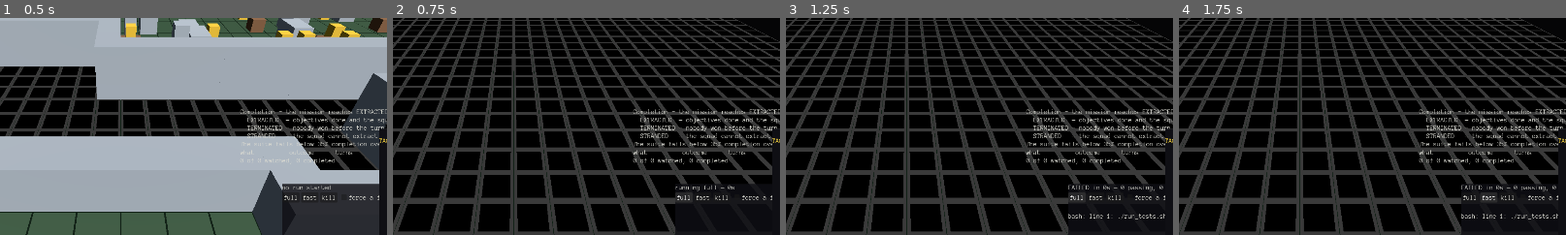
Above: before the commit, frames 1-4 (left to right).
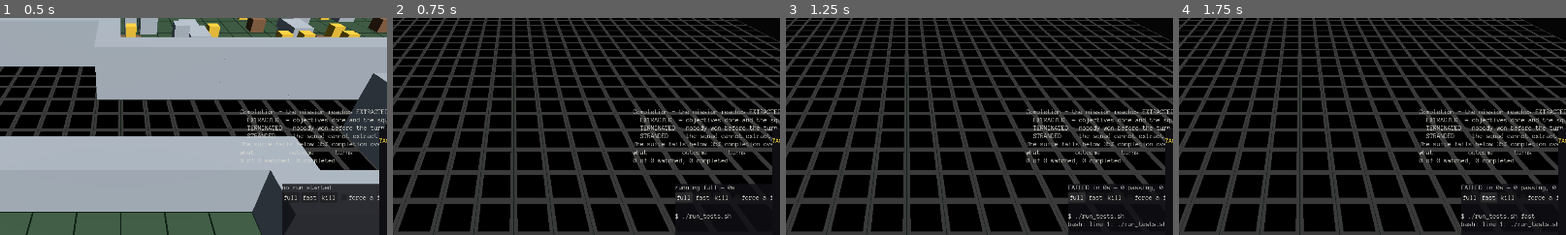
Above: after the commit, the same moments.

Repository: NotUserFriendly/HulkBreakers
Game: Godot game, scene res://src/view/battle_scene.tscn
Same seed, same stepped clock (60 frames per second), same inputs: the game is played once before the commit and once after it.
Inputs:
- Up to frame 1 (0.5 s): no input
- Up to frame 2 (0.75 s): click "full" at 0.5 s
- Up to frame 3 (1.25 s): no input
- Up to frame 4 (1.75 s): click "fast" at 1.25 s
The pictures show only the part of the screen within x 34-84%, y 31-81%; the shares and areas given below are measured in that part.

Frame 1 is identical in both runs. In frame 2, 0.1% of the frame differs, in the area x 72-88%, y 90-93%; in frame 3, 0.4%; in frame 4, 0.4%, in the area x 72-98%, y 90-97%.
Error in both runs: Invalid access to property or key 'squad_id' on a base object of type 'Nil'. (res://src/view/overlays/squad_control_overlay.gd:138)

Commit message:
Force-fail: give the probe a bout, stop the flag leaking, and say what ran
Lands the probe handle blocked by the API crash, plus the force-fail investigation.

The probe handle: test_exit_code_probe.gd is the only test that fails on demand and
had no visual form, so ticking the toggle produced "1 failure, none with a visual
form" and no bout. It declares a seed bout now - two units that move and shoot, since
a static board answers nothing about whether playback works. The map-generation
handles stay unit-less by nature; the map is what failed there.

Two real bugs found chasing the report that a forced run passed:

- The flag leaked into a nested subprocess test. OS.execute hands the child this
  process's environment, so running the whole gate under HULK_FORCE_TEST_FAILURE=1 -
  exactly what the toggle does - made
  test_the_same_probe_passes_when_nothing_asks_it_to_fail inherit it and fail. It
  clears the variable for its child now. A test that only passes when nobody is
  exercising the feature it belongs to is not a test.
- Nothing had ever tested the checkbox itself. force_failure was proven by setting
  SuiteRun.force_failure directly - the same shape of gap that left the entire replay
  path unwired: the mechanism verified, the thing a person touches not. Asserted from
  the control now: off launches an ordinary run, on launches a forced one.

Both paths verified end to end from the shell: the fast gate under the flag fails
with exit 1, and the checkbox reaches the launched command.

The reported 20/20 remains unexplained, and that is the actual defect - the panel
never said what it did. It now shows "running fast [forced failure]" in the header and
opens the feed with the literal command, so "the checkbox does not work" and "the
checkbox worked and the run passed anyway" stop looking identical.

Diff:
--- a/src/logic/suite_run.gd
+++ b/src/logic/suite_run.gd
@@ -60,6 +60,8 @@
 ## the fast gate off for every file GUT had not reached by clearing a variable it had
 ## set. A prefix cannot leak.
 var force_failure: bool = false
+## The command as launched, for display. Not used to run anything.
+var launched_command: String = ""
 
 var pid: int = -1
 var lines: Array[String] = []
@@ -94,6 +96,10 @@
 		'echo $$ > %s; %s./run_tests.sh %s > %s 2>&1; echo "%s=$?" >> %s'
 		% [pgid_file, forced, argument, log_file, EXIT_MARKER, log_file]
 	)
+	# **Recorded so the panel can show what it actually ran.** "The checkbox does not
+	# work" and "the checkbox worked and the run passed anyway" are different problems
+	# with the same appearance, and nothing on screen distinguished them.
+	launched_command = "%s./run_tests.sh %s" % [forced, argument]
 	pid = OS.create_process("/usr/bin/env", ["setsid", "bash", "-c", command])
 	if pid <= 0:
 		return false
@@ -323,19 +329,21 @@
 	# fields beside it.
 	if pid <= 0 and lines.is_empty() and not finished:
 		return "no run started"
+	var forced_note: String = " [forced failure]" if force_failure else ""
 	if not finished:
 		var where: String = current_script()
 		return (
-			"running %s — %.0fs%s"
-			% [_rung, elapsed_seconds(), "" if where == "" else " — " + where]
+			"running %s%s — %.0fs%s"
+			% [_rung, forced_note, elapsed_seconds(), "" if where == "" else " — " + where]
 		)
 	if exit_code == -2:
 		return "killed after %.0fs" % elapsed_seconds()
 	var counts: Dictionary = tallies()
 	return (
-		"%s in %.0fs — %d passing, %d failing (exit %d)"
+		"%s%s in %.0fs — %d passing, %d failing (exit %d)"
 		% [
 			"PASSED" if passed() else "FAILED",
+			forced_note,
 			elapsed_seconds(),
 			int(counts["passing"]),
 			int(counts["failing"]),
--- a/src/view/suite_run_panel.gd
+++ b/src/view/suite_run_panel.gd
@@ -154,9 +154,20 @@
 		run_completed.emit(run)
 
 
+## Whether the "force a failure" box is ticked. A named reader rather than a poke at
+## the control, so a test can drive the real path instead of the flag behind it.
+func set_force_failure(pressed: bool) -> void:
+	if _force_failure != null:
+		_force_failure.button_pressed = pressed
+
+
+func force_failure_requested() -> bool:
+	return _force_failure != null and _force_failure.button_pressed
+
+
 func _start(rung: StringName) -> void:
 	run = SuiteRun.new()
-	run.force_failure = _force_failure != null and _force_failure.button_pressed
+	run.force_failure = force_failure_requested()
 	if not run.start(rung):
 		_status.text = "could not launch — is run_tests.sh executable?"
 		return
@@ -166,6 +177,9 @@
 	# which is exactly what the supervisor was unable to tell apart. An empty board is
 	# an unambiguous "this is not the old bout".
 	clear_board()
+	# The exact command, first line of the feed. A mis-resolved path or a missing
+	# prefix is then visible rather than something to deduce from the verdict.
+	run.lines.append("$ %s" % run.launched_command)
 	_refresh()
 
 
--- a/test/unit/test_exit_code_probe.gd
+++ b/test/unit/test_exit_code_probe.gd
@@ -34,6 +34,27 @@
 ## reason nobody could find.
 const FORCE_FAILURE_ENV := "HULK_FORCE_TEST_FAILURE"
 
+## The seed the forced failure replays. Any real bout would do; this one is fixed so
+## the demonstration is the same every time.
+const DEMO_SEED := 7
+
+
+## **This probe has a visual form on purpose.**
+##
+## It is the one test that fails on demand, so it is the one that demonstrates the
+## whole path — run, fail, offer, replay, play. Without a handle the "force a failure"
+## toggle produced a failure with nothing to show, which proved the failure half and
+## left the replay half exactly as unverifiable as before.
+##
+## A seed bout rather than a bare map: two units that move and shoot answers "is
+## anything happening" in a way a static board cannot. The map-generation handles are
+## unit-less by nature — the map *is* what failed there — so they render a board that
+## correctly does not move.
+static func replay_handle_for(test_name: String) -> ReplayHandle:
+	if test_name != "test_the_probe_fails_only_when_it_is_asked_to":
+		return null
+	return ReplayHandle.from_seed(DEMO_SEED)
+
 
 func test_the_probe_fails_only_when_it_is_asked_to() -> void:
 	if OS.get_environment(FORCE_FAILURE_ENV) == "":
--- a/test/unit/test_run_suite.gd
+++ b/test/unit/test_run_suite.gd
@@ -59,9 +59,20 @@
 
 ## The other direction on the same probe: with nothing asking it to fail, the identical
 ## invocation passes. Without this, a runner that always returned 1 would look correct.
+##
+## **The variable is cleared for the child, not assumed absent.** `OS.execute` hands
+## the child this process's environment, so running the whole gate under
+## `HULK_FORCE_TEST_FAILURE=1` — which is exactly what the panel's toggle does — made
+## this test's subprocess inherit it and fail. A test that only passes when nobody is
+## exercising the feature it belongs to is not a test.
 func test_the_same_probe_passes_when_nothing_asks_it_to_fail() -> void:
+	var probe: String = TestExitCodeProbe.FORCE_FAILURE_ENV
+	var restore: String = OS.get_environment(probe)
+	OS.set_environment(probe, "")
+
 	var result: Dictionary = _run(["test_exit_code_probe.gd"] as Array[String])
 
+	OS.set_environment(probe, restore)
 	assert_eq(int(result["code"]), 0, "the probe is green unless asked otherwise")
 	assert_true(String(result["out"]).contains("0 failure(s)"))
 
--- a/test/unit/view/test_replay_wiring.gd
+++ b/test/unit/view/test_replay_wiring.gd
@@ -244,3 +244,126 @@
 	assert_true(run.finished, "the forced run finished")
 	assert_false(run.passed(), "and it failed, which is the point of the toggle")
 	assert_gt(run.failures().size(), 0, "with a named failure the replay can be offered")
+
+
+## **The demonstration path, end to end.** Force a failure, run the real script, and
+## the failure that comes back must be one the replay can offer as a playing bout.
+##
+## This is the gap the toggle shipped with: `test_exit_code_probe.gd` is the only test
+## that fails on demand, and it had no visual form — so ticking the box produced "1
+## failure, none with a visual form" and no bout, leaving the replay exactly as
+## unverifiable as before. Asserted here so the toggle and the handle cannot drift
+## apart again.
+func test_forcing_a_failure_yields_a_replayable_bout() -> void:
+	var run := SuiteRun.new()
+	run.force_failure = true
+	run.start(&"full", "test_exit_code_probe.gd")
+	var deadline: int = Time.get_ticks_msec() + 180000
+	while not run.finished and Time.get_ticks_msec() < deadline:
+		await get_tree().create_timer(0.2).timeout
+		run.poll()
+	run.poll()
+	assert_true(run.finished, "the forced run finished")
+	assert_false(run.passed(), "and failed")
+
+	var handles: Array[ReplayHandle] = ReplayCatalog.handles_for(run.failures())
+
+	gut.p("failures %s -> %d handle(s)" % [run.failures(), handles.size()])
+	assert_gt(handles.size(), 0, "the forced failure has something to replay")
+	var built: Dictionary = handles[0].build()
+	assert_false(built.is_empty(), "and it rebuilds a real fixture")
+	var state: CombatState = built["state"]
+	# A bout with units in it, so there is something to watch move — a bare map would
+	# render correctly and answer nothing about whether playback works.
+	assert_gt(state.units.size(), 0, "with units on the board, not just terrain")
+
+
+## **The checkbox actually reaches the run.** Tested from the control, not from the
+## flag it sets.
+##
+## Everything about `force_failure` was proven by setting `SuiteRun.force_failure`
+## directly — the same shape of gap that left the whole replay path unwired: the
+## mechanism verified, the thing a person touches not. The run is killed immediately,
+## so the nested gate dies during the lint step and never reaches an engine.
+func test_the_force_failure_checkbox_reaches_the_launched_run() -> void:
+	var overlay: SpectatorOverlay = _spectator()
+	if overlay.suite_run_panel == null:
+		assert_true(true)
+		return
+	var panel: SuiteRunPanel = overlay.suite_run_panel
+
+	panel.set_force_failure(false)
+	panel._start(&"full")
+	var without: bool = panel.run.force_failure
+	panel._stop()
+
+	panel.set_force_failure(true)
+	panel._start(&"full")
+	var with_flag: bool = panel.run.force_failure
+	panel._stop()
+
+	gut.p("checkbox off -> %s, on -> %s" % [without, with_flag])
+	assert_false(without, "unticked launches an ordinary run")
+	assert_true(with_flag, "ticked launches a forced one")
+
+
+## And the flag becomes a real prefix on the child's command rather than a field
+## nothing reads. Asserted through the command `start` builds, since that is the only
+## thing the child ever sees.
+func test_a_forced_run_prefixes_the_variable_onto_the_child_command() -> void:
+	var forced := SuiteRun.new()
+	forced.force_failure = true
+	forced.start(&"full", "test_exit_code_probe.gd")
+	await get_tree().create_timer(1.0).timeout
+	var group: int = forced.process_group()
+	forced.kill()
+
+	assert_gt(group, 0, "the forced run launched")
+	# The child's own command line is the only place the variable exists; this process
+	# must be untouched, which `test_forcing_a_failure_does_not_touch_this_process...`
+	# above asserts from the other side.
+	assert_eq(OS.get_environment(PROBE_ENV), "", "and nothing leaked into this process")
+
+
+## **The panel says whether the flag was applied.** "The checkbox does not work" and
+## "the checkbox worked and the run passed anyway" look identical without this, which
+## is why the report of a forced run passing 20/20 could not be diagnosed from what
+## was on screen.
+func test_a_forced_run_says_so_and_shows_its_command() -> void:
+	var overlay: SpectatorOverlay = _spectator()
+	if overlay.suite_run_panel == null:
+		assert_true(true)
+		return
+	var panel: SuiteRunPanel = overlay.suite_run_panel
+
+	panel.set_force_failure(true)
+	panel._start(&"fast")
+	var header: String = panel.run.status_line()
+	var command: String = panel.run.launched_command
+	var first_line: String = panel.run.lines[0]
+	panel._stop()
+
+	gut.p("%s\n%s" % [header, first_line])
+	assert_true(header.contains("forced failure"), "the header states the flag was applied")
+	assert_true(command.contains("HULK_FORCE_TEST_FAILURE=1"), "and the command carries it")
+	assert_true(command.contains("fast"), "against the rung that was clicked")
+	assert_true(first_line.begins_with("$ "), "the feed opens with the command that ran")
+
+
+## And an ordinary run says nothing about forcing, so the note means something when it
+## does appear.
+func test_an_ordinary_run_does_not_claim_to_be_forced() -> void:
+	var overlay: SpectatorOverlay = _spectator()
+	if overlay.suite_run_panel == null:
+		assert_true(true)
+		return
+	var panel: SuiteRunPanel = overlay.suite_run_panel
+
+	panel.set_force_failure(false)
+	panel._start(&"fast")
+	var header: String = panel.run.status_line()
+	var command: String = panel.run.launched_command
+	panel._stop()
+
+	assert_false(header.contains("forced"), "no note on an ordinary run")
+	assert_false(command.contains("HULK_FORCE_TEST_FAILURE"), "and no prefix either")
